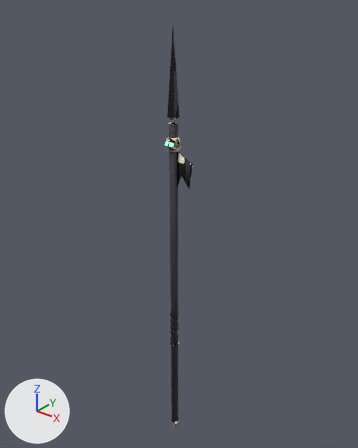
The Blender file Blender/Weapons/Spear/09_dead_spear.blend, before and after one commit.
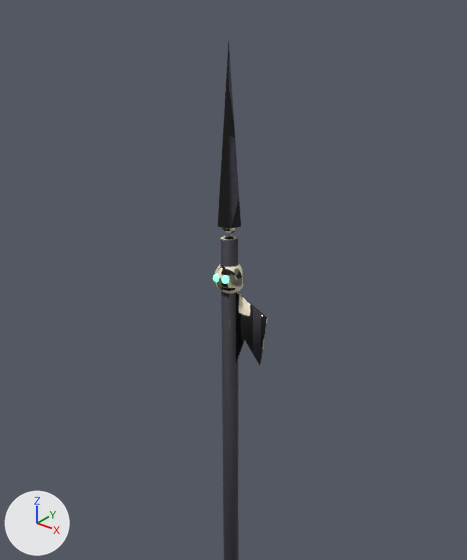
The first picture shows the older version from a 50 mm lens placed at (1.36, -1.67, 1.67), pointed at (-0.02, 0.06, 0.59). The close-ups show the older and then the newer version on the part from 15% to 83% of the width and 0% to 65% of the height of that picture. Only the edits that show in the close-ups are written down. The lights are fixed; the arrows at lower left show +X, +Y and +Z.

The first close-up shows 'Weapon'.
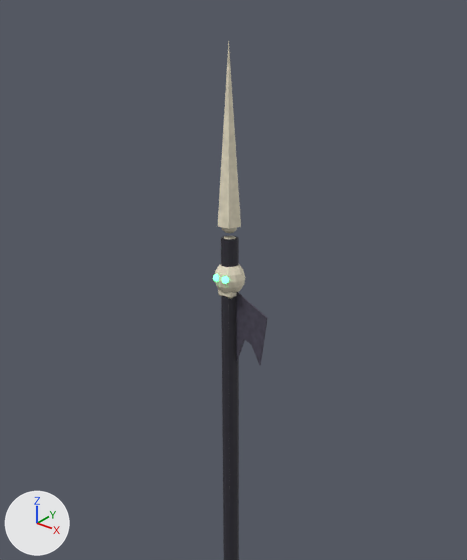
Scene script edits in JSON lines:
```json
{"block": "me_weapon", "where": "# used by ob_weapon; location = (0.0, 0.0, 0.0)"}
{"op": "remove", "block": "me_weapon", "code": "me_weapon.from_pydata(...)  # 524 vertices, 1008 faces; spans x -0.04..0.11, y -0.04..0.04, z -0.71..1.53"}
{"op": "add", "block": "me_weapon", "code": "me_weapon.from_pydata(...)  # 813 vertices, 1578 faces; spans x -0.04..0.11, y -0.04..0.04, z -0.71..1.53"}
{"block": "me_weapon", "change": "me_weapon part 1: a new loose piece of 24 vertices spanning x -0.02..0.02, y -0.02..0.01, z 0.98..1.0, in mat_dead_spear_main"}
{"block": "me_weapon", "change": "me_weapon part 2: 16 vertices added at x -0.02..0.11, y 0.0, z 0.81..1.11"}
{"block": "me_weapon", "change": "me_weapon part 3: 533 kept faces spanning x -0.04..0.11, y -0.04..0.04, z -0.71..1.53 get new texture (UV) coordinates"}
{"block": "me_weapon", "change": "me_weapon part 4: 455 kept faces spanning x -0.04..0.11, y -0.04..0.04, z -0.71..1.18 are now shaded flat"}
{"block": "me_weapon", "change": "other edits to the shape of me_weapon do not show in these pictures"}
```

Location of each change, (x1, y1, x2, y2) in pixels of the close-ups (467 x 560 px):
```json
{"part": 1, "of": "me_weapon", "change": "added", "after": [218, 289, 239, 299]}
{"part": 2, "of": "me_weapon", "change": "added", "after": [233, 237, 268, 365]}
{"part": 3, "of": "me_weapon", "change": "surface changed", "before": [214, 41, 267, 467], "after": [214, 41, 267, 467], "on screen": "black to grey"}
{"part": 4, "of": "me_weapon", "change": "shading changed", "before": [214, 227, 267, 467], "after": [214, 227, 267, 467]}
```
